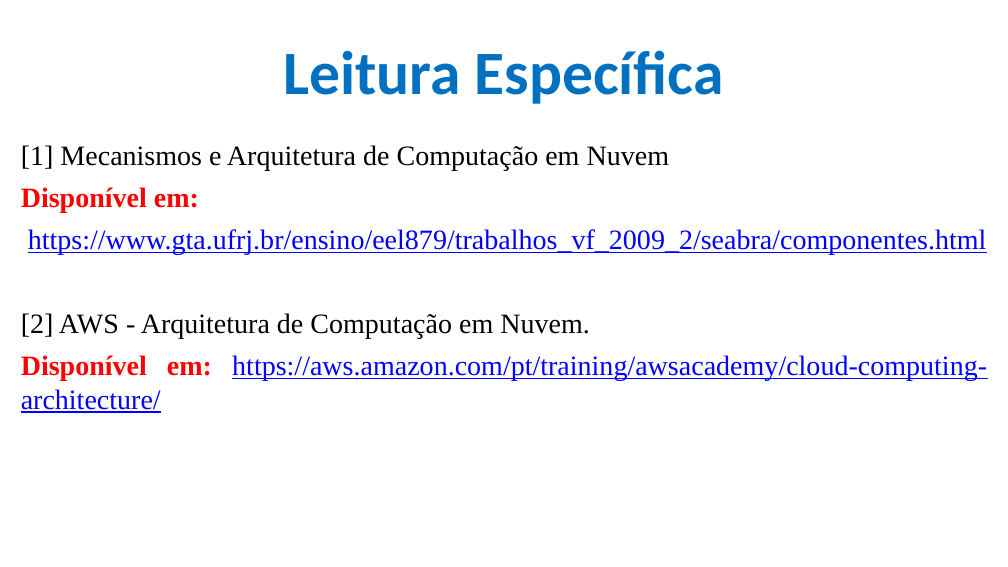
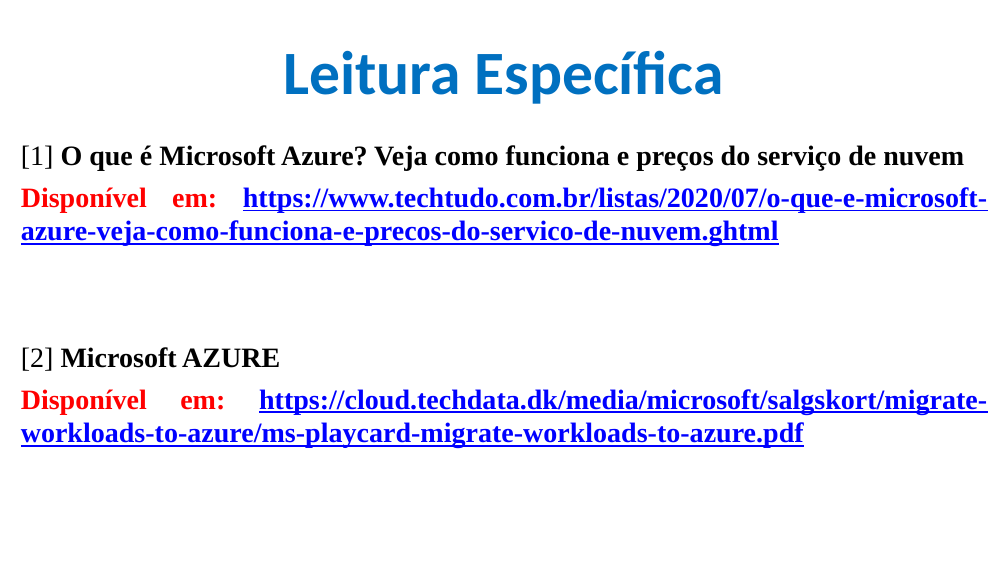
Before and after one commit to CloudEducationBrazil/WydenComputacaoNuvemWebServicesLinux, a slide deck: slide 6 of 01 Classes/Aula 07 - Computação em Nuvem e Web Services em Linux Cloud AZURE.pptx (slide 4 before the commit). Drawn at 1008x567 pixels with LibreOffice and Linux fonts; fonts in the diff are those of the drawing; background and template pictures are left out. Boxes give left, top, right and bottom in pixels: in the first picture for what was removed or moved away, otherwise in the second. Text is boxed around its words. In the diff, an @@ line names an element or a change of style, - is before the commit and + after.

Commit message:
Aula 07 Cloud Computer 13042023

```diff
--- a/01 Classes/Aula 07 - Computação em Nuvem e Web Services em Linux Cloud AZURE.pptx
+++ b/01 Classes/Aula 07 - Computação em Nuvem e Web Services em Linux Cloud AZURE.pptx
@@ text at (21, 145, 987, 448): text changed; bold on @@
-[1] Mecanismos e Arquitetura de Computação em Nuvem
-Disponível em:
-https://www.gta.ufrj.br/ensino/eel879/trabalhos_vf_2009_2/seabra/componentes.html
-[2] AWS - Arquitetura de Computação em Nuvem.
-Disponível em: https://aws.amazon.com/pt/training/awsacademy/cloud-computing-architecture/
+[1] O que é Microsoft Azure? Veja como funciona e preços do serviço de nuvem
+Disponível em: https://www.techtudo.com.br/listas/2020/07/o-que-e-microsoft-azure-veja-como-funciona-e-precos-do-servico-de-nuvem.ghtml
+[2] Microsoft AZURE
+Disponível em: https://cloud.techdata.dk/media/microsoft/salgskort/migrate-workloads-to-azure/ms-playcard-migrate-workloads-to-azure.pdf
```
Also in this commit, not shown: 4 other slides changed, 3 slides added, 1 slide removed, 1 other file.
